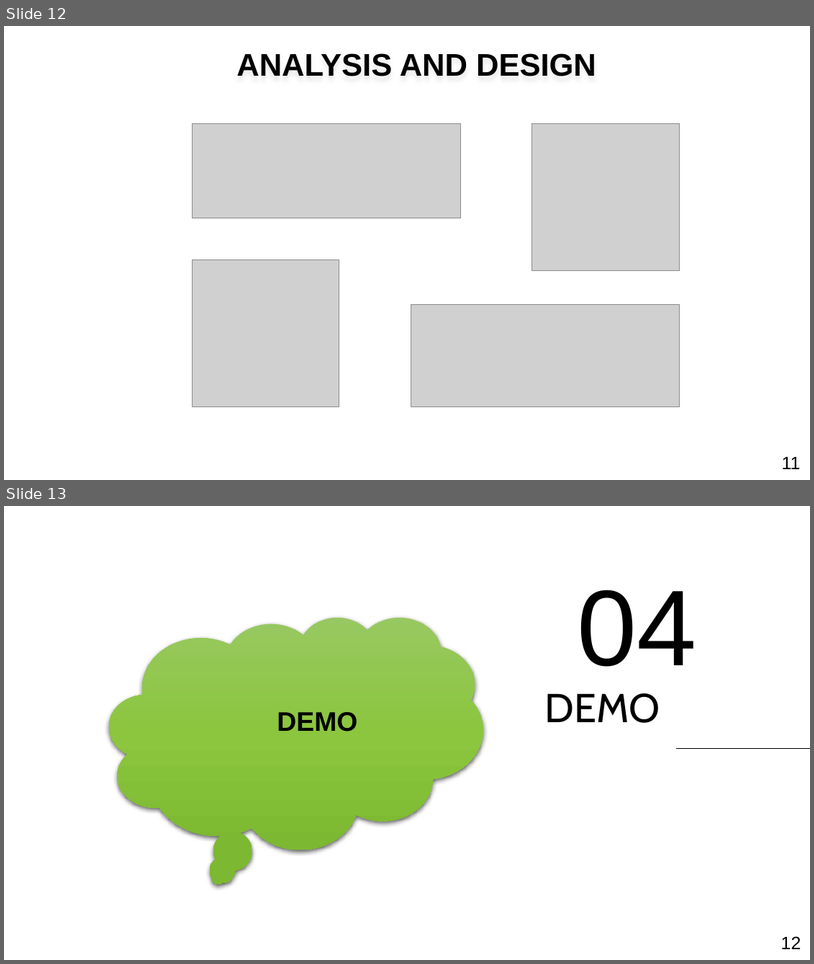
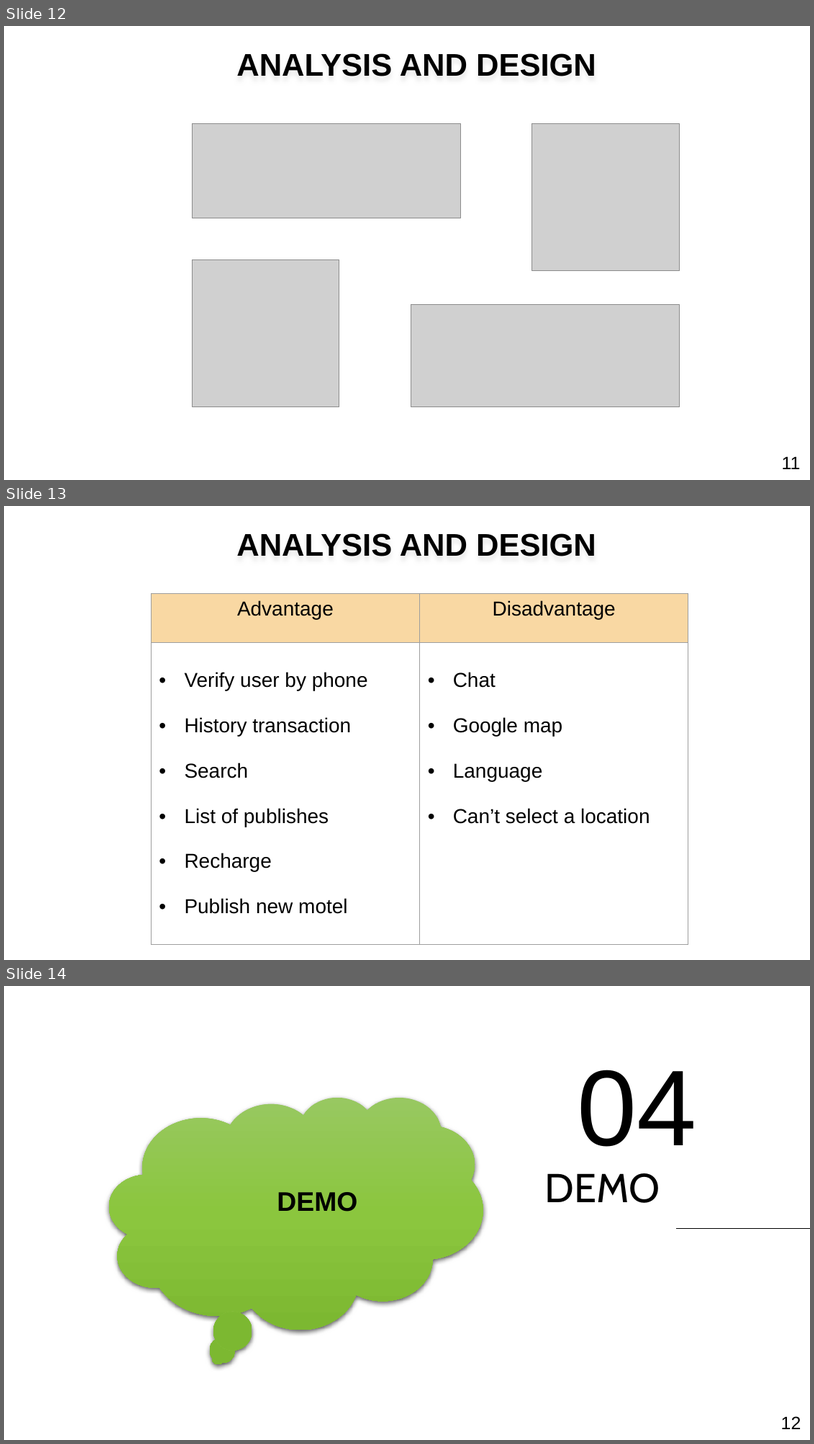
Before and after one commit to hoangchu234/webnhatroKLTN, a slide deck: Docs/Graduation thesis.pptx. Shown one above the other, each under a label of ours: slides 12 and 13 before the commit, slides 12, 13 and 14 after it. The pictures are 814x964 and 814x1444 pixels, drawn with LibreOffice and Linux fonts; fonts in the diff are those of the drawing; grey boxes stand for pictures; background and template pictures are left out. Boxes give left, top, right and bottom in pixels: in the first picture for what was removed or moved away, otherwise in the second. Text is boxed around its words. In the diff, an @@ line names an element or a change of style, - is before the commit and + after.

```diff
--- a/Docs/Graduation thesis.pptx
+++ b/Docs/Graduation thesis.pptx
@@ slide 13 added at (x1=4, y1=506, x2=810, y2=960), background picture (left out) @@
@@ text added at (x1=237, y1=533, x2=597, y2=556), 28 pt, text #000000, bold @@
+ANALYSIS AND DESIGN
@@ table added at (x1=151, y1=594, x2=688, y2=916), 2 rows, 2 columns @@
+Advantage | Disadvantage
+Verify user by phone / History transaction / Search / List of publishes / Recharge / Publish new motel | Chat / Google map / Language / Can’t select a location
@@ what was slide 13 is now slide 14 @@
```
Also in this commit, not shown: 10 slides changed, 4 other files.
